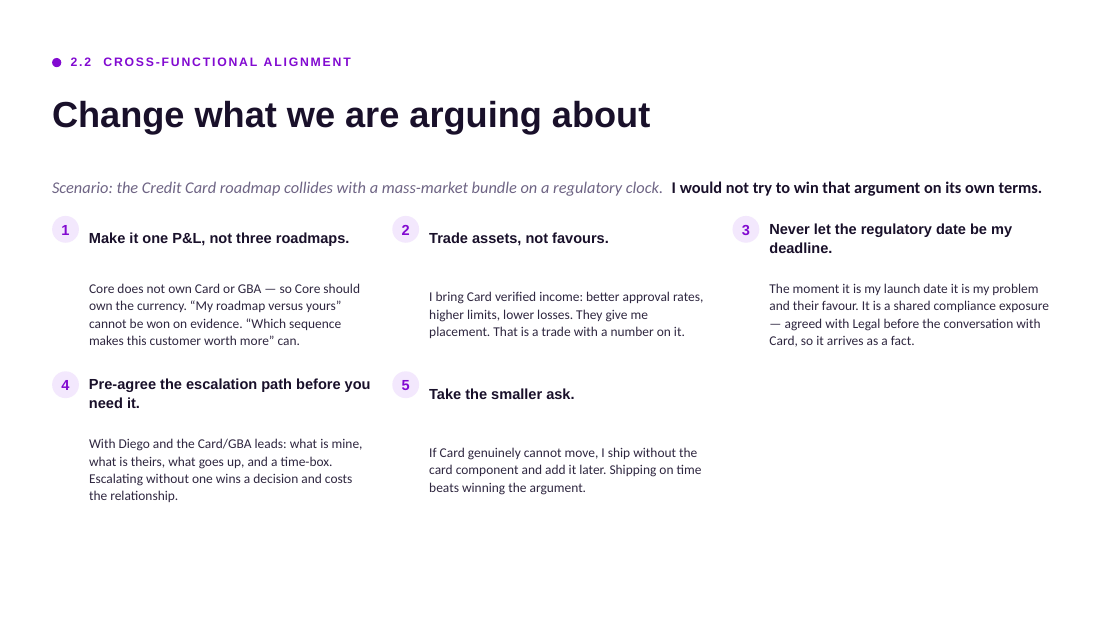
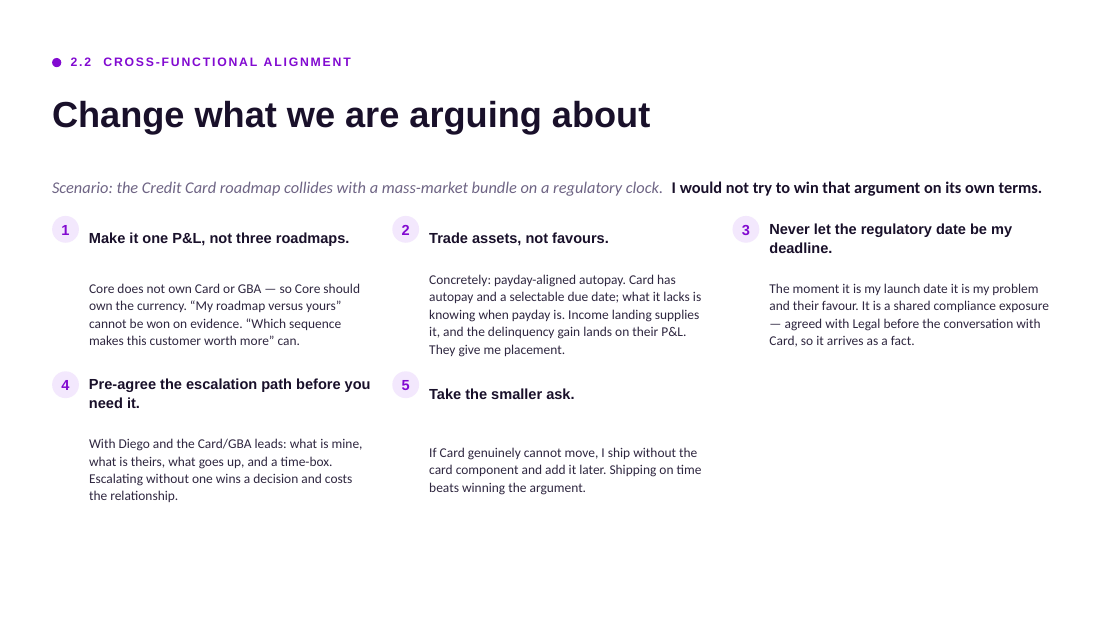
Before and after one commit to cemorr10-debug/nubank-case-prep, a slide deck: slide 13 of deck/Core_Mexico_Business_Case.pptx. Drawn at 1120x630 pixels with LibreOffice and Linux fonts; fonts in the diff are those of the drawing. Boxes give left, top, right and bottom in pixels: in the first picture for what was removed or moved away, otherwise in the second. Text is boxed around its words. In the diff, an @@ line names an element or a change of style, - is before the commit and + after.

```diff
--- a/deck/Core_Mexico_Business_Case.pptx
+++ b/deck/Core_Mexico_Business_Case.pptx
@@ text at <box>429,274,701,357</box>: text changed @@
-I bring Card verified income: better approval rates, higher limits, lower losses. They give me placement. That is a trade with a number on it.
+Concretely: payday-aligned autopay. Card has autopay and a selectable due date; what it lacks is knowing when payday is. Income landing supplies it, and the delinquency gain lands on their P&L. They give me placement.
```
Also in this commit, not shown: 7 other slides changed, 5 other files.
